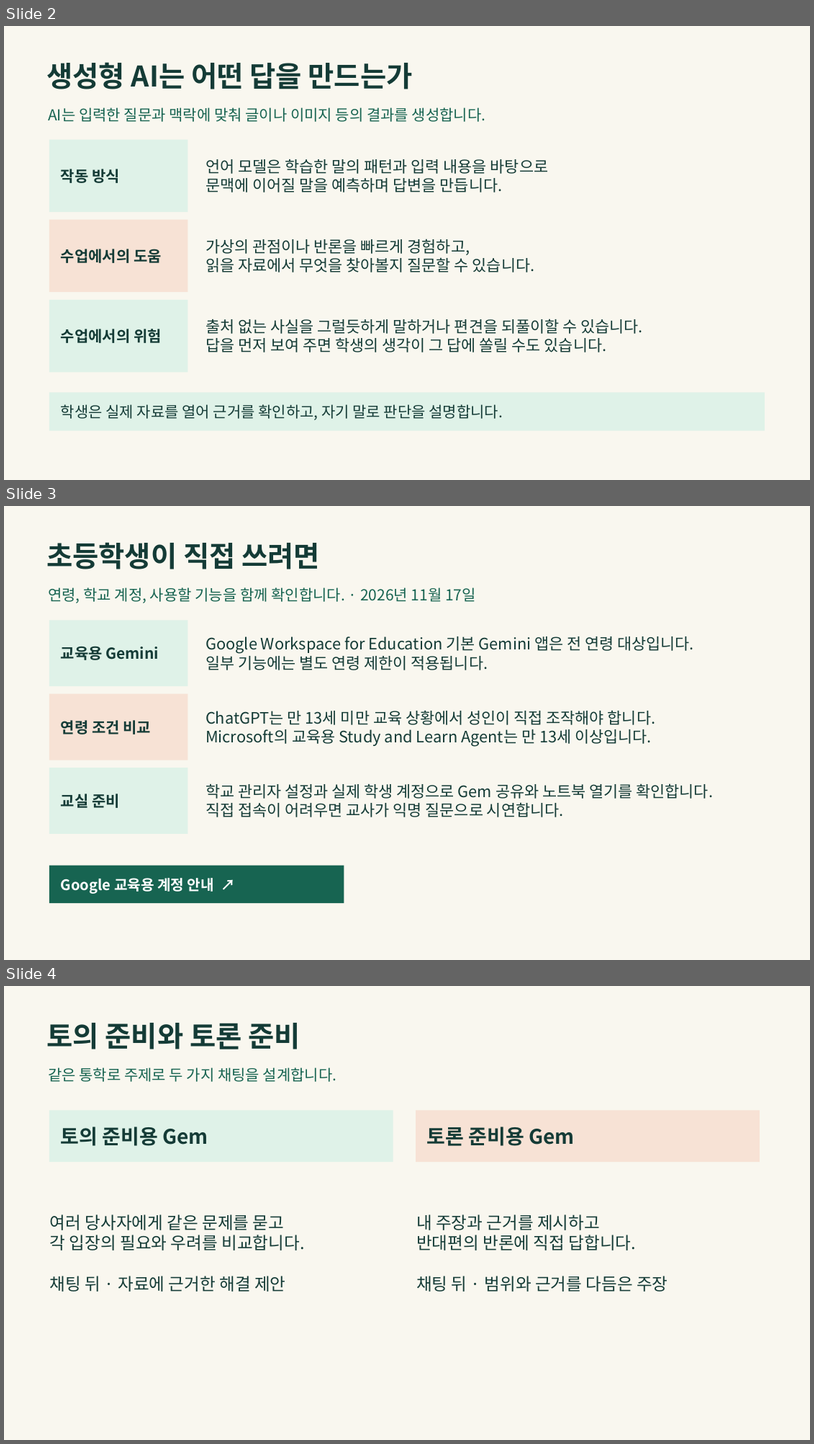
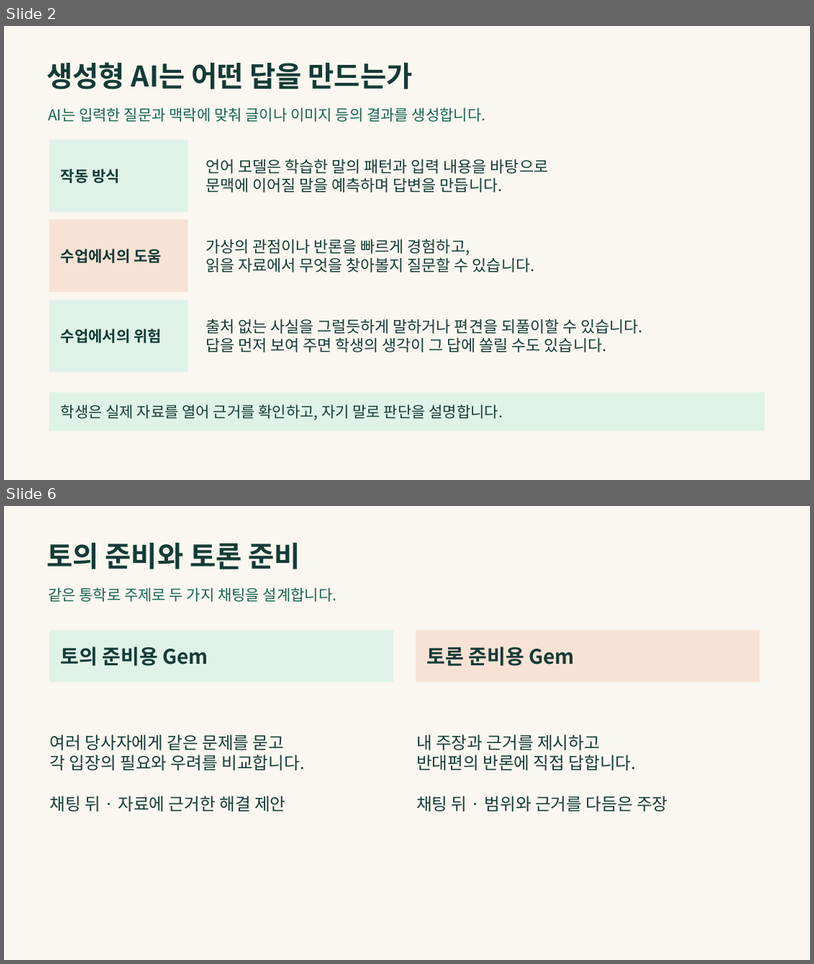
Before and after one commit to LUCKYBRIDGE/gemini-discussion, a slide deck: output/gemini-discussion.pptx. Shown one above the other, each under a label of ours: slides 2, 3 and 4 before the commit, slides 2 and 6 after it; the slides between them are not shown. The pictures are 814x1444 and 814x964 pixels, drawn with LibreOffice and Linux fonts; fonts in the diff are those of the drawing. Boxes give left, top, right and bottom in pixels: in the first picture for what was removed or moved away, otherwise in the second. Text is boxed around its words. In the diff, an @@ line names an element or a change of style, - is before the commit and + after.

```diff
--- a/output/gemini-discussion.pptx
+++ b/output/gemini-discussion.pptx
@@ slide 3 removed at box(4, 506, 810, 960), background #F9F7EF @@
@@ text removed at box(46, 542, 320, 569) @@
-초등학생이 직접 쓰려면
@@ text removed at box(48, 587, 476, 603) @@
-연령, 학교 계정, 사용할 기능을 함께 확인합니다. · 2026년 11월 17일
@@ rectangle removed at box(49, 620, 188, 686) @@
-교육용 Gemini
@@ text removed at box(206, 636, 694, 670) @@
-Google Workspace for Education 기본 Gemini 앱은 전 연령 대상입니다.
-일부 기능에는 별도 연령 제한이 적용됩니다.
@@ rectangle removed at box(49, 693, 188, 759) @@
-연령 조건 비교
@@ text removed at box(206, 710, 656, 746) @@
-ChatGPT는 만 13세 미만 교육 상황에서 성인이 직접 조작해야 합니다.
-Microsoft의 교육용 Study and Learn Agent는 만 13세 이상입니다.
@@ rectangle removed at box(49, 767, 188, 834) @@
-교실 준비
@@ text removed at box(206, 783, 714, 817) @@
-학교 관리자 설정과 실제 학생 계정으로 Gem 공유와 노트북 열기를 확인합니다.
-직접 접속이 어려우면 교사가 익명 질문으로 시연합니다.
@@ rectangle removed at box(49, 865, 345, 903) @@
-Google 교육용 계정 안내 ↗
@@ what was slide 4 is now slide 6 @@
```
Also in this commit, not shown: 3 slides added, 1 other file.
